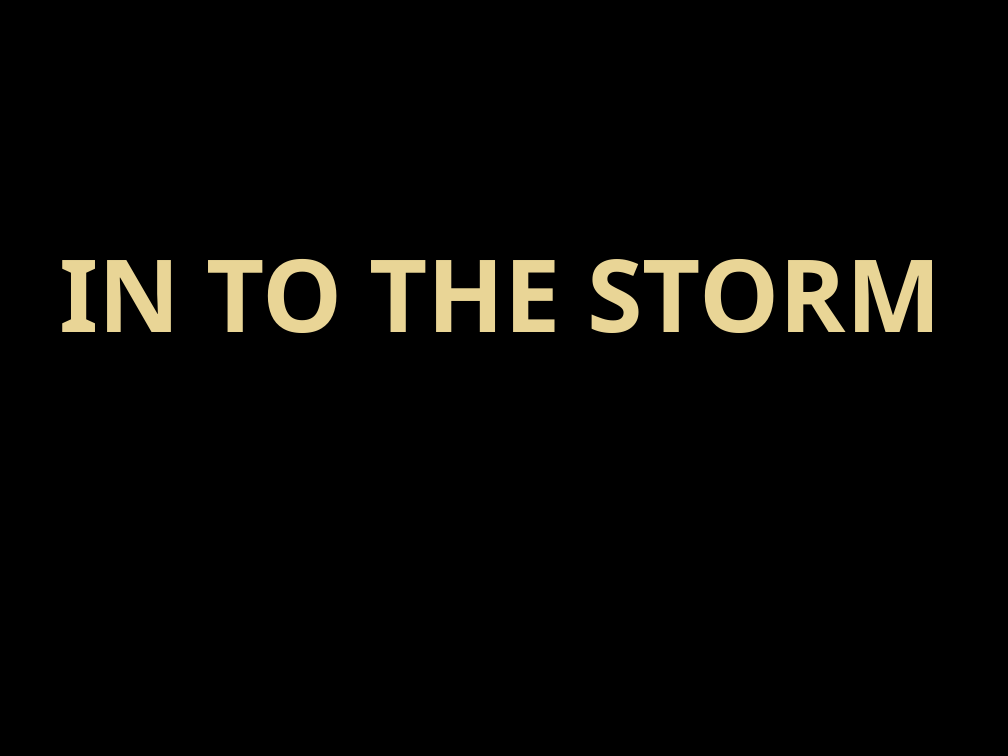
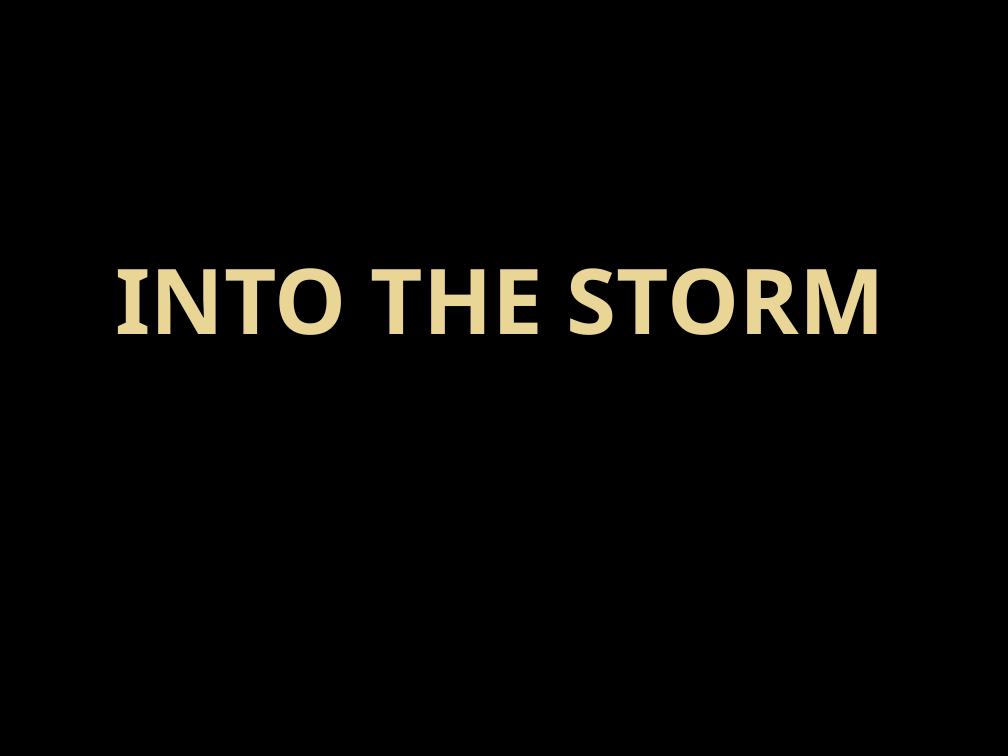
Before and after one commit to rmelancolico/DEV, a slide deck: slide 1 of In to the storm.pptx. Drawn at 1008x756 pixels with LibreOffice and Linux fonts; fonts in the diff are those of the drawing; background and template pictures are left out. Boxes give left, top, right and bottom in pixels: in the first picture for what was removed or moved away, otherwise in the second. Text is boxed around its words. In the diff, an @@ line names an element or a change of style, - is before the commit and + after.

```diff
--- a/In to the storm.pptx
+++ b/In to the storm.pptx
@@ title at (x1=115, y1=268, x2=885, y2=335): text changed; size 72 to 64.8 pt @@
-IN TO THE STORM
+INTO THE STORM
```
Also in this commit, not shown: 6 other slides changed, 3 slides added, 1 other file.
